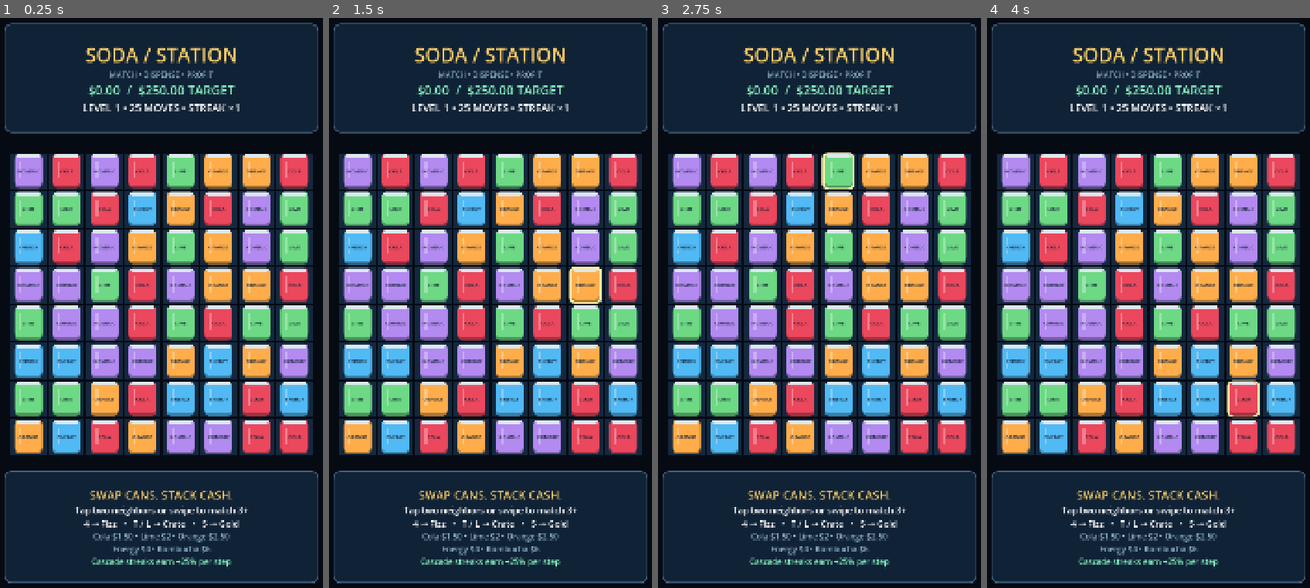
Above: before the commit, frames 1-4 (left to right).
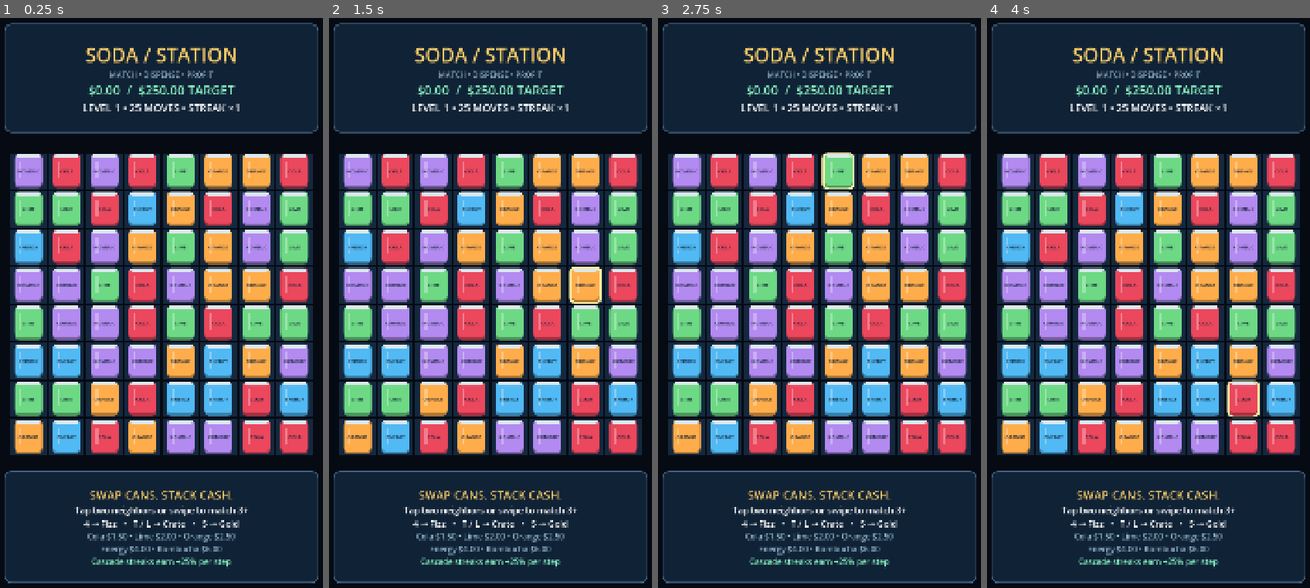
Above: after the commit, the same moments.

Repository: supermegapixel/soda-machine-match3
Game: Godot game, scene res://scenes/Main.tscn
Two runs of this game, one before a commit and one after it. Both use one fixed random seed, a clock stepped at 60 frames per second and the inputs below.
Inputs (mouse positions are in pixels of both pictures, inside the frame that each line leads up to):
- Up to frame 1 (0.25 s): no input
- Up to frame 2 (1.5 s): tap Enter at 0.5 s; move the mouse to (568, 280) at 0.52 s; click (568, 280) at 0.67 s; tap Space at 1.25 s; move the mouse to (419, 342) at 1.27 s; click (419, 342) at 1.42 s
- Up to frame 3 (2.75 s): tap Enter at 2 s; move the mouse to (855, 177) at 2.02 s; click (855, 177) at 2.17 s
- Up to frame 4 (4 s): tap Space at 2.75 s; move the mouse to (1132, 434) at 2.77 s; click (1132, 434) at 2.92 s; tap Enter at 3.5 s; move the mouse to (1251, 405) at 3.52 s; click (1251, 405) at 3.67 s

The runs differ from the first frame. In frame 1, 0.5% of the frame differs, in the area x 27-73%, y 90-95%; in frame 2, 0.5%; in frame 3, 0.5%; in frame 4, 0.5%.

Commit message:
feat: add per-board product price inflation (1% Cola, 1.5% Lime, 2% Orange, 2.5% Energy, 3% Kombucha)

Diff:
--- a/scripts/GameManager.gd
+++ b/scripts/GameManager.gd
@@ -4,7 +4,8 @@
 signal level_complete
 signal out_of_stock
 
-const PROFITS := [150, 200, 250, 400, 600]
+const BASE_PRICES_CENTS := [150, 200, 250, 400, 600]
+const INFLATION_RATES := [0.01, 0.015, 0.02, 0.025, 0.03]
 var level: int = 1
 var starting_moves: int = 25
 var max_moves: int = 25
@@ -49,9 +50,12 @@
 func brand_weights() -> Array[float]:
 	var weights: Array[float] = []
 	var difficulty := float(level - 1) / float(level + 3)
-	for brand in PROFITS.size():
+	for brand in BASE_PRICES_CENTS.size():
 		weights.append(1.0 + difficulty * (4 - brand))
 	return weights
+
+func brand_price_cents(brand: int) -> int:
+	return int(round(BASE_PRICES_CENTS[brand] * pow(1.0 + INFLATION_RATES[brand], level - 1)))
 
 func begin_move() -> bool:
 	if state != "playing" or current_moves <= 0:
@@ -64,9 +68,9 @@
 func award(brands: Array, cascade: int) -> int:
 	var earned := 0
 	for brand in brands:
-		earned += PROFITS[int(brand)]
+		earned += brand_price_cents(int(brand))
 	streak = cascade
-	# Each successive cascade adds 25% of base profit.
+	# Each successive cascade adds 25% of the current inflated profit.
 	earned = earned * (4 + maxi(0, cascade - 1)) / 4
 	revenue_cents += earned
 	changed.emit()
--- a/scripts/VendingHUD.gd
+++ b/scripts/VendingHUD.gd
@@ -2,6 +2,8 @@
 
 var revenue_label: Label
 var moves_label: Label
+var standard_prices_label: Label
+var premium_prices_label: Label
 var modal: PanelContainer
 var title: Label
 var next_level_button: Button
@@ -48,8 +50,10 @@
 	info.add_child(label("SWAP CANS. STACK CASH.", 36, Color("f7cb66")))
 	info.add_child(label("Tap two neighbors or swipe to match 3+", 28))
 	info.add_child(label("4 → Fizz   •   T / L → Crate   •   5 → Gold", 27))
-	info.add_child(label("Cola $1.50 • Lime $2 • Orange $2.50", 25, Color("8eb0c7")))
-	info.add_child(label("Energy $4 • Kombucha $6", 25, Color("8eb0c7")))
+	standard_prices_label = label("", 25, Color("8eb0c7"))
+	info.add_child(standard_prices_label)
+	premium_prices_label = label("", 25, Color("8eb0c7"))
+	info.add_child(premium_prices_label)
 	info.add_child(label("Cascade streaks earn +25% per step", 25, Color("87f3c2")))
 	modal = panel(Rect2(100, 650, 880, 490), Color("19314b"))
 	modal.mouse_filter = Control.MOUSE_FILTER_STOP
@@ -83,6 +87,8 @@
 	refresh()
 
 func refresh() -> void:
+	standard_prices_label.text = "Cola $%.2f • Lime $%.2f • Orange $%.2f" % [manager.brand_price_cents(0) / 100.0, manager.brand_price_cents(1) / 100.0, manager.brand_price_cents(2) / 100.0]
+	premium_prices_label.text = "Energy $%.2f • Kombucha $%.2f" % [manager.brand_price_cents(3) / 100.0, manager.brand_price_cents(4) / 100.0]
 	revenue_label.text = "$%.2f  /  $%.2f TARGET" % [manager.revenue, manager.target_revenue]
 	moves_label.text = "LEVEL %d • %d MOVES • STREAK ×%d" % [manager.level, manager.current_moves, maxi(1,manager.streak)]
 	modal.visible = manager.state != "playing"
--- a/tests/test_soda_match3.gd
+++ b/tests/test_soda_match3.gd
@@ -46,6 +46,17 @@
 	manager.reset()
 	check(manager.award([0,1,2,3,4],1) == 1600, "mixed brand profit")
 	check(manager.award([1],2) == 250, "cascade bonus")
+	# Progress through real board transitions; round only the final compounded price.
+	for completed_boards in range(1, 11):
+		manager.state = "won"
+		check(manager.next_level(), "inflation board %d advances" % completed_boards)
+		for brand in 5:
+			var expected_price := int(round([150, 200, 250, 400, 600][brand] * pow(1.0 + [0.01, 0.015, 0.02, 0.025, 0.03][brand], completed_boards)))
+			check(manager.brand_price_cents(brand) == expected_price and manager.award([brand], 1) == expected_price, "compounded price and award for brand %d after %d boards" % [brand, completed_boards])
+	check(manager.brand_price_cents(0) == 166, "ten-board Cola price avoids intermediate cent rounding")
+	check(manager.award([0, 1, 2, 3, 4], 2) == 2526, "cascade bonus applies after summing inflated prices")
+	manager.reset()
+	check(manager.brand_price_cents(0) == 150 and manager.brand_price_cents(4) == 600, "new machine resets inflated prices")
 	fixture()
 	var original: Array = grid.board.duplicate(true)
 	check(not await grid.attempt_swap(Vector2i(0,0),Vector2i(1,0)), "invalid swap rejected")
@@ -214,7 +225,7 @@
 	var expected_cross_profit := 0
 	for y in 8:
 		for x in 8:
-			if y == 3 or x == 1: expected_cross_profit += manager.PROFITS[grid.at(Vector2i(x,y)).brand]
+			if y == 3 or x == 1: expected_cross_profit += manager.brand_price_cents(grid.at(Vector2i(x,y)).brand)
 	await grid.resolve([[Vector2i(0,3),Vector2i(1,3),Vector2i(2,3)]])
 	grid.cash_dispensed.disconnect(capture)
 	check(awards[0] == expected_cross_profit, "matched shaken can awards its full cross simultaneously without duplicates")
@@ -285,12 +296,16 @@
 	check(main.get_node("VendingHUD").revenue_label.text.contains("250.00"), "main scene HUD shows target")
 	var hud = main.get_node("VendingHUD")
 	check(hud.restock_button.text == "+5 Restock Moves (-10% Revenue)", "restock button shows revenue cost")
+	check(hud.standard_prices_label.text == "Cola $1.50 • Lime $2.00 • Orange $2.50" and hud.premium_prices_label.text == "Energy $4.00 • Kombucha $6.00", "HUD shows base prices on first board")
 	check(not hud.next_level_button.visible, "next level hidden during play")
 	manager.revenue_cents = manager.target_cents
 	manager.finish_move()
 	check(hud.next_level_button.visible and not hud.restock_button.visible, "win displays Next Level button")
 	hud.next_level_button.pressed.emit()
 	check(manager.level == 2 and not hud.modal.visible and hud.moves_label.text.contains("LEVEL 2"), "Next Level button advances and refreshes HUD")
+	check(hud.standard_prices_label.text == "Cola $1.52 • Lime $2.03 • Orange $2.55" and hud.premium_prices_label.text == "Energy $4.10 • Kombucha $6.18", "HUD refreshes all inflated prices after board completion")
+	manager.reset()
+	check(hud.premium_prices_label.text == "Energy $4.00 • Kombucha $6.00", "HUD resets prices for new machine")
 	check(main.get_node("VendingGrid").views.size() == 64 and main.get_node("VendingGrid").find_matches().is_empty(), "Next Level button builds fresh settled board")
 	sound.stop_all()
 	await create_timer(0.1).timeout
Not shown, changed: README.md
